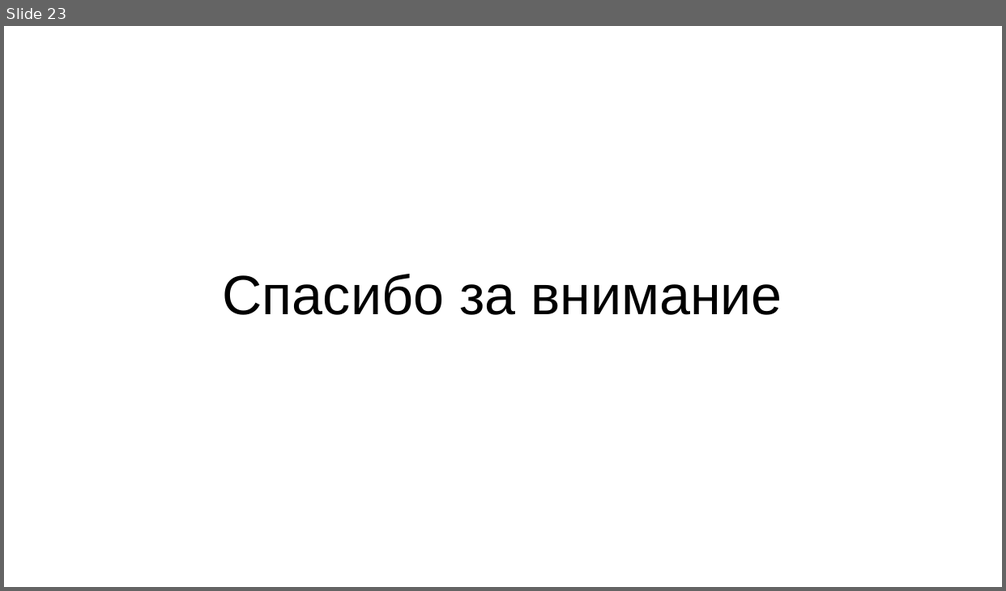
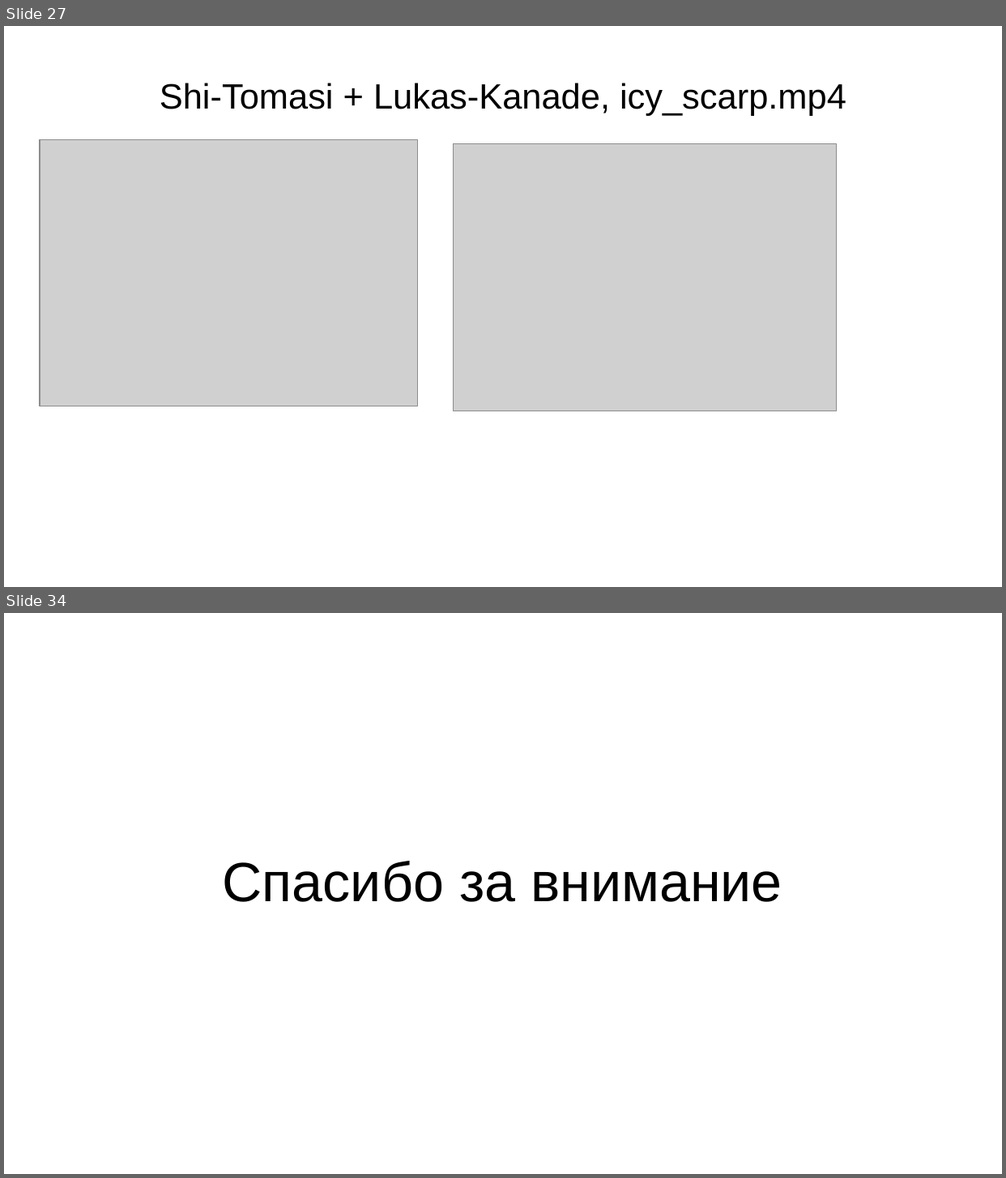
Before and after one commit to daniel-95/diploma, a slide deck: диплом/вкр.pptx. Shown one above the other, each under a label of ours: slide 23 before the commit, slides 27 and 34 after it; the slides between them are not shown. The pictures are 1006x591 and 1006x1178 pixels, drawn with LibreOffice and Linux fonts; fonts in the diff are those of the drawing; grey boxes stand for pictures. Boxes give left, top, right and bottom in pixels: in the first picture for what was removed or moved away, otherwise in the second. Text is boxed around its words. In the diff, an @@ line names an element or a change of style, - is before the commit and + after.

```diff
--- a/диплом/вкр.pptx
+++ b/диплом/вкр.pptx
@@ slide 27 added at bbox=[4, 26, 1002, 587], background #FFFFFF @@
@@ text added at bbox=[160, 83, 846, 116], 28 pt, text #000000 @@
+Shi-Tomasi + Lukas-Kanade, icy_scarp.mp4
@@ picture added at bbox=[40, 140, 417, 407] @@
@@ picture added at bbox=[454, 143, 836, 411] @@
@@ what was slide 23 is now slide 34 @@
```
Also in this commit, not shown: 4 slides changed, 12 other slides added, 2 slides removed, 1 other file.
